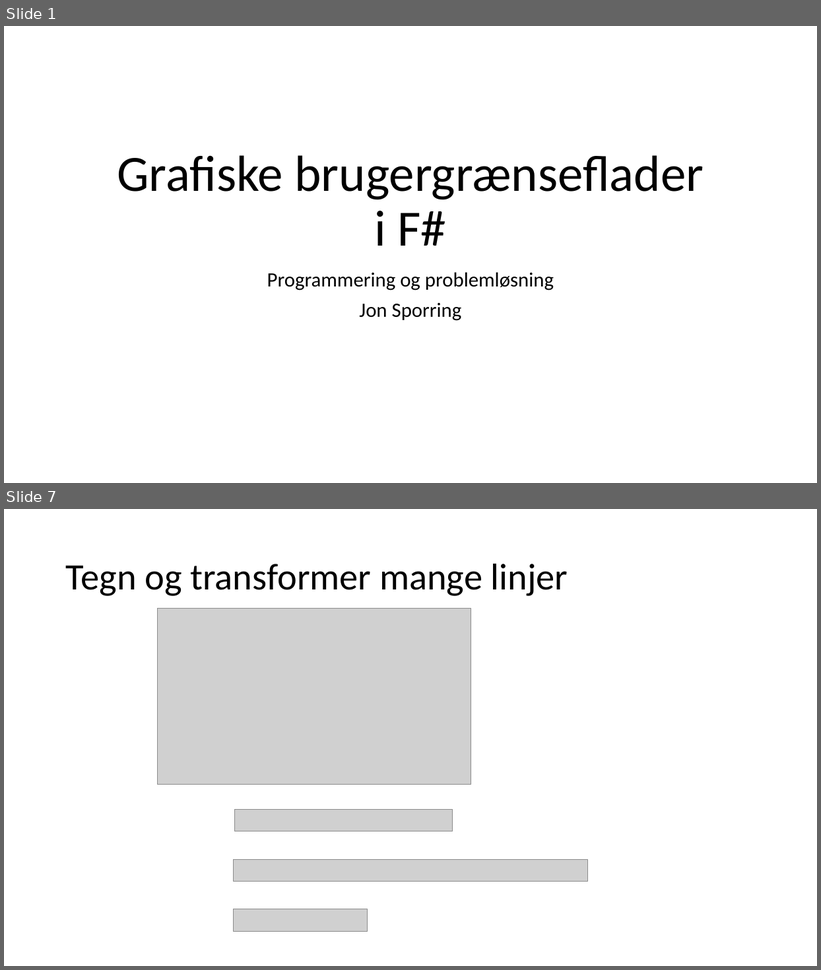
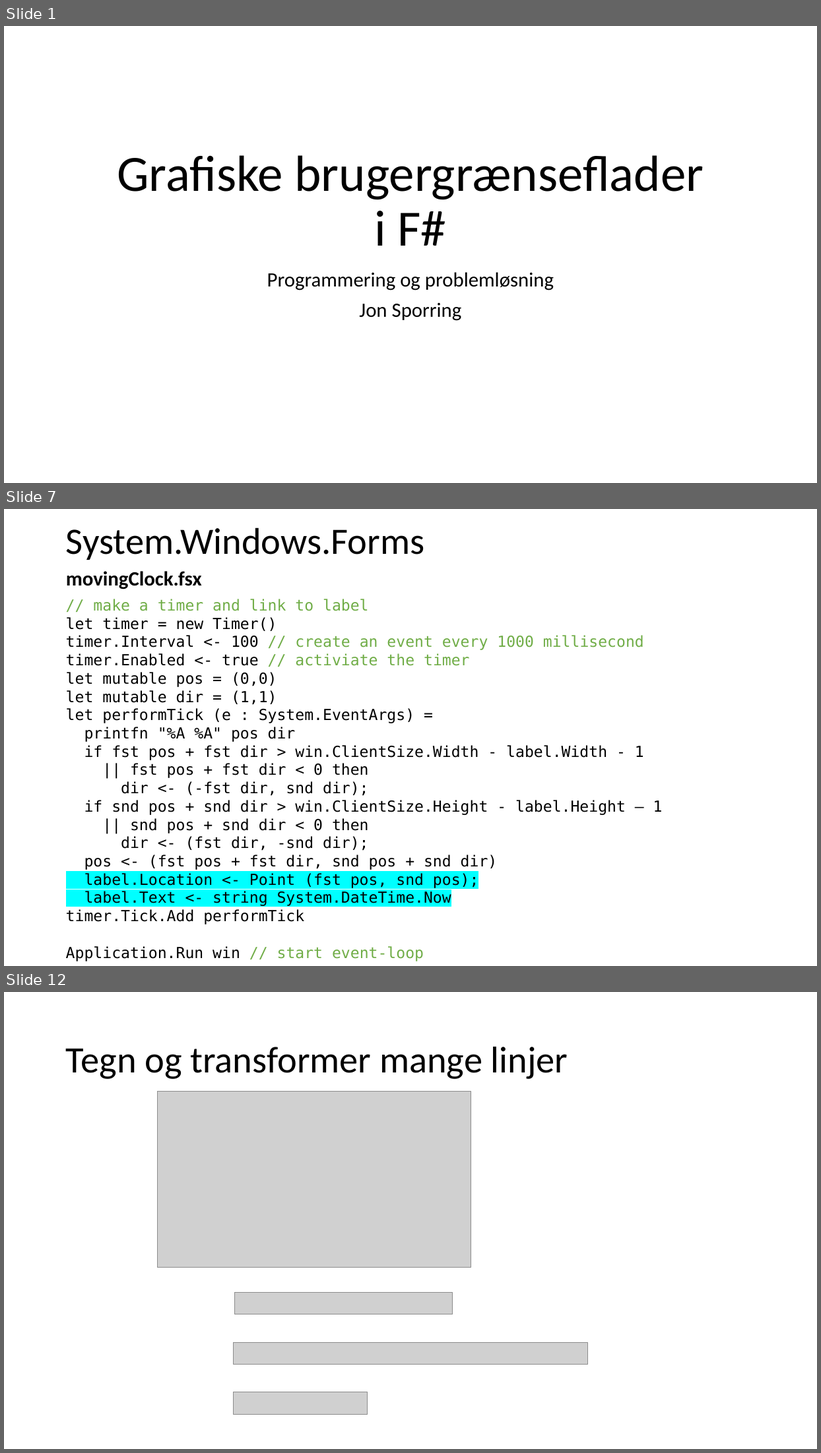
Before and after one commit to fisterloegsovs/pop22, a slide deck: lectures/17.1/17.1.pptx. Shown one above the other, each under a label of ours: slides 1 and 7 before the commit, slides 1, 7 and 12 after it; the slides between them are not shown. The pictures are 821x970 and 821x1453 pixels, drawn with LibreOffice and Linux fonts; fonts in the diff are those of the drawing; grey boxes stand for pictures. Boxes give left, top, right and bottom in pixels: in the first picture for what was removed or moved away, otherwise in the second. Text is boxed around its words. In the diff, an @@ line names an element or a change of style, - is before the commit and + after.

```diff
--- a/lectures/17.1/17.1.pptx
+++ b/lectures/17.1/17.1.pptx
@@ slide 7 added at bbox=[4, 509, 817, 966], background #FFFFFF @@
@@ title added at bbox=[66, 527, 424, 560], 44 pt, text #000000 @@
+System.Windows.Forms
@@ text added at bbox=[66, 571, 202, 590], 24 pt, text #000000, bold @@
+movingClock.fsx
@@ text added at bbox=[66, 599, 663, 962], 18 pt, text #000000 @@
+// make a timer and link to label
+let timer = new Timer()
+timer.Interval <- 100 // create an event every 1000 millisecond
+timer.Enabled <- true // activiate the timer
+let mutable pos = (0,0)
+let mutable dir = (1,1)
+let performTick (e : System.EventArgs) =
+printfn "%A %A" pos dir
+if fst pos + fst dir > win.ClientSize.Width - label.Width - 1
+|| fst pos + fst dir < 0 then
+dir <- (-fst dir, snd dir);
+if snd pos + snd dir > win.ClientSize.Height - label.Height – 1
+|| snd pos + snd dir < 0 then
+dir <- (fst dir, -snd dir);
+pos <- (fst pos + fst dir, snd pos + snd dir)
+label.Location <- Point (fst pos, snd pos);
+label.Text <- string System.DateTime.Now
+timer.Tick.Add performTick
+Application.Run win // start event-loop
@@ what was slide 7 is now slide 12 @@
```
Also in this commit, not shown: 3 slides changed, 10 other slides added, 13 slides removed, 11 other files.
